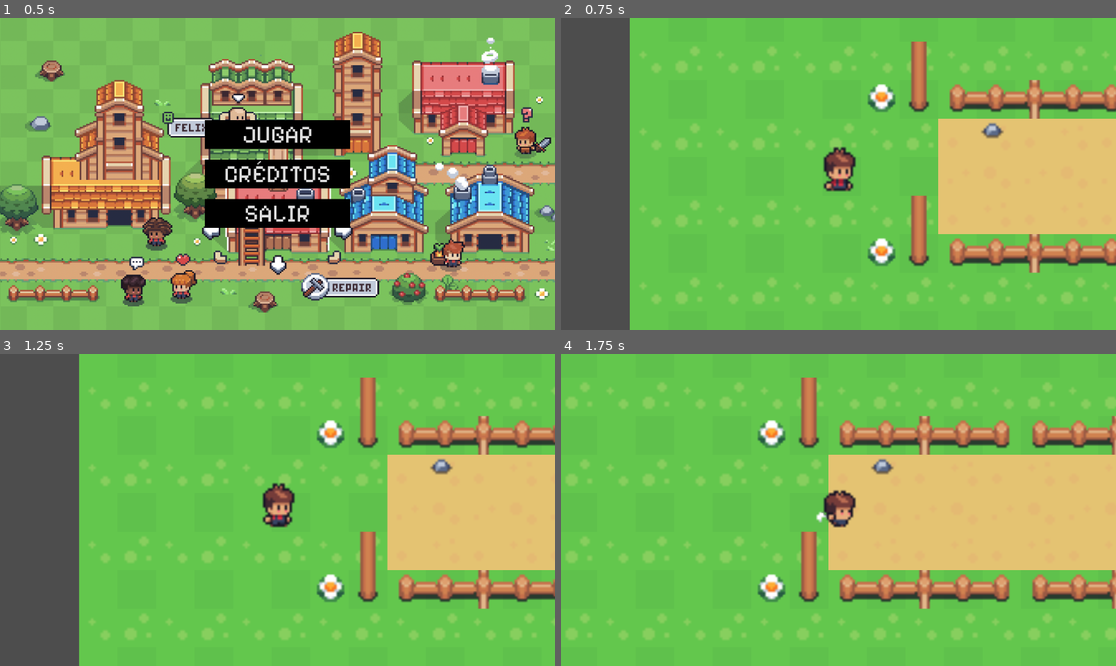
Above: before the commit, frames 1-4 (two rows, left to right).
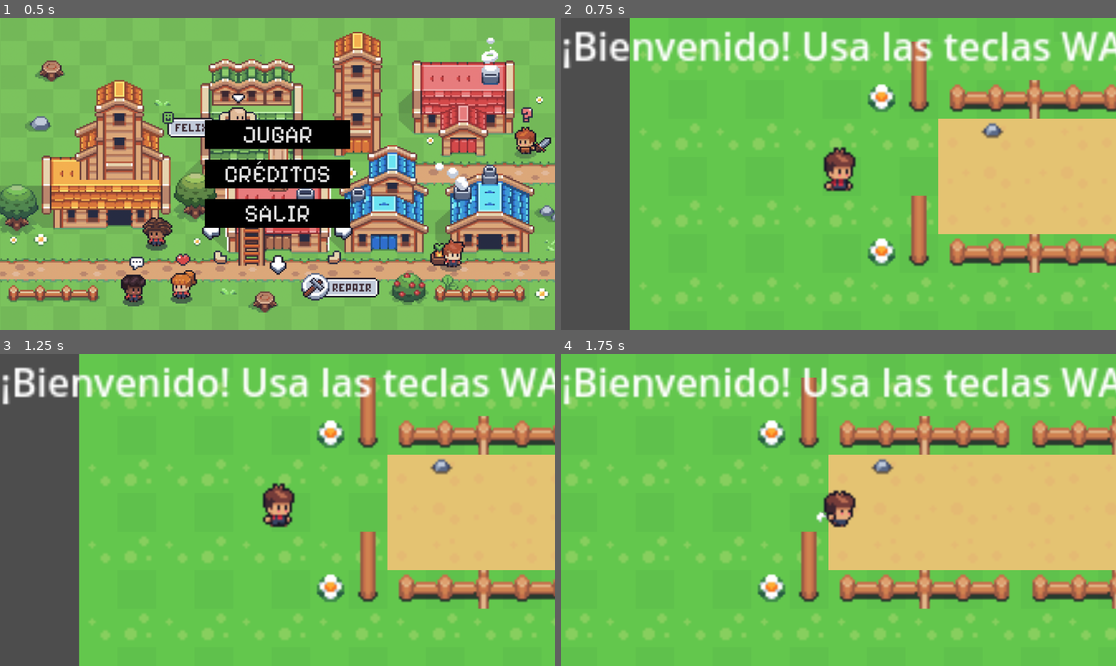
Above: after the commit, the same moments.

Repository: YsaLuna/Maremoto_DV.Bahia
Game: Godot game, scene res://Menú/menu.tscn
The game is run twice, just before and just after one commit, with the same random seed, the same clock (stepped at 60 frames per second) and the same inputs. The project has no main scene, so this scene is started directly.
Inputs:
- Up to frame 1 (0.5 s): no input
- Up to frame 2 (0.75 s): click "JUGAR" at 0.5 s
- Up to frame 3 (1.25 s): no input
- Up to frame 4 (1.75 s): tap Enter (ui_accept) at 1.25, 1.35, 1.52 s; hold D from 1.28 s (still down)

Frame 1 is identical in both runs. In frame 2, 5.0% of the frame differs, in the area x 0-100%, y 4-17%; in frame 3, 5.0%; in frame 4, 5.0%.

Commit message:
Level Corregido

Diff:
--- a/maremoto/Neighbors/neighbornpc.gd
+++ b/maremoto/Neighbors/neighbornpc.gd
@@ -10,7 +10,7 @@
 	# Conecta la señal body_entered del Area2D al método _on_area_entered
 	area.body_entered.connect(_on_area_entered)
 
-func _process(delta: float) -> void:
+func _process(_delta: float) -> void:
 	ANIM_NEIGHBOR.play("Idle")
 	ANIM_NEIGHBORHAIR.play("Hair")
 	ANIM_NEIGHBORTOOL.play("Tool")
--- a/maremoto/Player/player.gd
+++ b/maremoto/Player/player.gd
@@ -1,21 +1,24 @@
 extends CharacterBody2D
 
 @onready var ANIM_PLAYER = $PlayerSprite
-
+@onready var destination_point = $"../DestinationPoint"  # Ruta al nodo `Area2D` del punto de destino
+@onready var instruction_label = $InstructionLabel  # Ruta directa al nodo `Label` dentro de `Player`
 
 var wind_force = -500  # Fuerza inicial del viento
 var is_event_active = false  # Variable para controlar si hay un evento activo
 var current_event = ""  # Nombre del evento actual
 var space_press_count = 0  # Contador de veces que se ha presionado la tecla de espacio
 const SPACE_PRESS_REQUIRED = 5  # Veces necesarias para finalizar el primer evento
+var original_speed = 2  # Velocidad original del jugador
+var reduced_speed = 1  # Velocidad reducida para el segundo evento
 
 # Variables y lógica para el segundo evento
-var first_point_reached = false  # Indica si el primer punto ha sido alcanzado
+var first_point_reached = false  # Indica si el jugador ha llegado al destino
 
 func _ready():
-	pass
-	# Conecta las señales body_entered de los puntos
-
+	# Conecta la señal `body_entered` del punto de destino
+	destination_point.body_entered.connect(_on_destination_point_entered)
+	update_instruction("¡Bienvenido! Usa las teclas WASD para moverte.")
 
 func _process(_delta: float) -> void:
 	if not is_event_active:
@@ -44,15 +47,16 @@
 	move_and_slide()
 
 func _physics_process(_delta: float) -> void:
-	if not is_event_active:
+	var speed = original_speed if not is_event_active else reduced_speed
+	if not is_event_active or current_event == "Llevar Caja":
 		if Input.is_key_pressed(KEY_W):
-			move_local_y(-2)
+			move_local_y(-speed)
 		if Input.is_key_pressed(KEY_A):
-			move_local_x(-2)
+			move_local_x(-speed)
 		if Input.is_key_pressed(KEY_S):
-			move_local_y(2)
+			move_local_y(speed)
 		if Input.is_key_pressed(KEY_D):
-			move_local_x(2)
+			move_local_x(speed)
 
 # Función para manejar el primer evento: "Talar Arbol"
 func handle_first_event():
@@ -61,13 +65,18 @@
 		space_press_count += 1
 		ANIM_PLAYER.play("Axe")  # Reproduce la animación "Axe"
 		print("Tecla espacio presionada:", space_press_count, "/", SPACE_PRESS_REQUIRED)
+		update_instruction("Presiona espacio: " + str(space_press_count) + "/" + str(SPACE_PRESS_REQUIRED))
 		if space_press_count >= SPACE_PRESS_REQUIRED:
 			deactivate_event()
 
 # Función para manejar el segundo evento: "Llevar Caja"
 func handle_second_event():
-	if Input.is_action_just_pressed("ui_accept"):
-		ANIM_PLAYER.play("Carry")  # Reproduce la animación "Carry"
+	ANIM_PLAYER.play("Carry")  # Cambia a la animación "Carry"
+	update_instruction("Lleva la caja al destino marcado.")
+
+# Función para actualizar el texto del `Label`
+func update_instruction(text: String):
+	instruction_label.text = text
 
 # Función para activar el primer evento: "Talar Arbol"
 func activate_first_event():
@@ -77,15 +86,17 @@
 	is_event_active = true
 	current_event = "Talar Arbol"
 	space_press_count = 0  # Resetea el contador
+	update_instruction("Presiona espacio 5 veces para talar el árbol.")
 
 # Función para activar el segundo evento: "Llevar Caja"
 func activate_second_event():
 	print("Evento activado: Llevar Caja")
-	ANIM_PLAYER.play("Idle")  # Cambia a la animación "Idle"
+	ANIM_PLAYER.play("Carry")  # Cambia a la animación "Carry"
 	wind_force = 0  # Detén el efecto del viento
 	is_event_active = true
 	current_event = "Llevar Caja"
 	first_point_reached = false  # Resetea el estado del evento
+	update_instruction("Lleva la caja al destino marcado.")
 
 # Función para desactivar cualquier evento activo
 func deactivate_event():
@@ -94,15 +105,10 @@
 	wind_force = -1000  # Restaura el efecto del viento
 	current_event = ""
 	ANIM_PLAYER.play("Idle")  # Cambia la animación a "Idle"
+	update_instruction("Evento completado. Usa las teclas WASD para seguir moviéndote.")
 
-# Función que se ejecuta cuando se toca el primer punto
-func _on_first_point_entered(area):
-	if not first_point_reached and is_event_active and current_event == "Llevar Caja":
-		first_point_reached = true
-		print("Primer punto alcanzado")
-
-# Función que se ejecuta cuando se toca el segundo punto
-func _on_second_point_entered(area):
-	if first_point_reached and is_event_active and current_event == "Llevar Caja":
-		print("Segundo punto alcanzado, evento completado")
+# Función que se ejecuta cuando se llega al punto de destino
+func _on_destination_point_entered(area):
+	if area.name == "Player" and is_event_active and current_event == "Llevar Caja":
+		print("Punto de destino alcanzado, evento completado")
 		deactivate_event()
--- a/maremoto/Player/player.tscn
+++ b/maremoto/Player/player.tscn
@@ -457,3 +457,8 @@
 
 [node name="CameraPlayer" type="Camera2D" parent="."]
 zoom = Vector2(5, 5)
+
+[node name="InstructionLabel" type="Label" parent="."]
+offset_left = -115.0
+offset_top = -65.0
+offset_bottom = -42.0
--- a/maremoto/Scenes/Nivel1.tscn
+++ b/maremoto/Scenes/Nivel1.tscn
@@ -1,6 +1,7 @@
-[gd_scene load_steps=7 format=4 uid="uid://blleimk3te751"]
+[gd_scene load_steps=9 format=4 uid="uid://blleimk3te751"]
 
 [ext_resource type="Texture2D" uid="uid://i58fj7vhuwag" path="res://TilesMaps/d1779478-43a6-4c0c-af87-5072f36c2683.png" id="1_docjb"]
+[ext_resource type="Script" path="res://Scenes/level1.gd" id="1_lwgxm"]
 [ext_resource type="PackedScene" uid="uid://cdpfyvc0n3w74" path="res://Player/player.tscn" id="2_q5dio"]
 [ext_resource type="PackedScene" uid="uid://274111718j15" path="res://Neighbors/neighbornpc.tscn" id="3_skrcx"]
 [ext_resource type="PackedScene" uid="uid://bjqoettbb3e0q" path="res://Neighbors/neighbornpc_2.tscn" id="4_f8smj"]
@@ -1567,7 +1568,10 @@
 terrain_set_0/mode = 0
 sources/0 = SubResource("TileSetAtlasSource_ijuoi")
 
+[sub_resource type="RectangleShape2D" id="RectangleShape2D_wjrog"]
+
 [node name="Node2D" type="Node2D"]
+script = ExtResource("1_lwgxm")
 
 [node name="Tierra" type="TileMapLayer" parent="."]
 tile_map_data = PackedByteArray("AABZAAAAAAACAAEAAABZAAEAAAACAAIAAABZAAIAAAACAAEAAABZAAMAAAACAAIAAABZAAQAAAACAAEAAABZAA …(117232 unchanged characters)…
@@ -1591,3 +1595,9 @@
 [node name="Neighbor2" parent="." instance=ExtResource("4_f8smj")]
 position = Vector2(912, 278)
 scale = Vector2(-1, 1)
+
+[node name="DestinationPoint" type="Area2D" parent="."]
+
+[node name="CollisionShape2D" type="CollisionShape2D" parent="DestinationPoint"]
+position = Vector2(1874, 609)
+shape = SubResource("RectangleShape2D_wjrog")
--- /dev/null
+++ b/maremoto/Scenes/level1.gd
@@ -0,0 +1,22 @@
+extends Node2D
+
+@onready var player = $Player  # Ruta al nodo del Player
+@onready var neighbor = $Neighbor  # Ruta al primer vecino
+@onready var neighbor2 = $Neighbor2  # Ruta al segundo vecino (asegúrate de que exista en tu escena)
+
+func _ready():
+	# Conectar la señal del primer vecino
+	neighbor.player_touched_neighbor.connect(_on_player_touched_neighbor)
+
+	# Conectar la señal del segundo vecino
+	neighbor2.player_touched_neighbor.connect(_on_player_touched_neighbor2)
+
+func _on_player_touched_neighbor():
+	# Maneja el evento al colisionar con el primer vecino
+	print("Colisión con el vecino detectada.")
+	player.activate_first_event()  # Activa el evento "Talar Arbol"
+
+func _on_player_touched_neighbor2():
+	# Maneja el evento al colisionar con el segundo vecino
+	print("Colisión con el vecino2 detectada.")
+	player.activate_second_event()  # Activa el evento "Llevar Caja"
